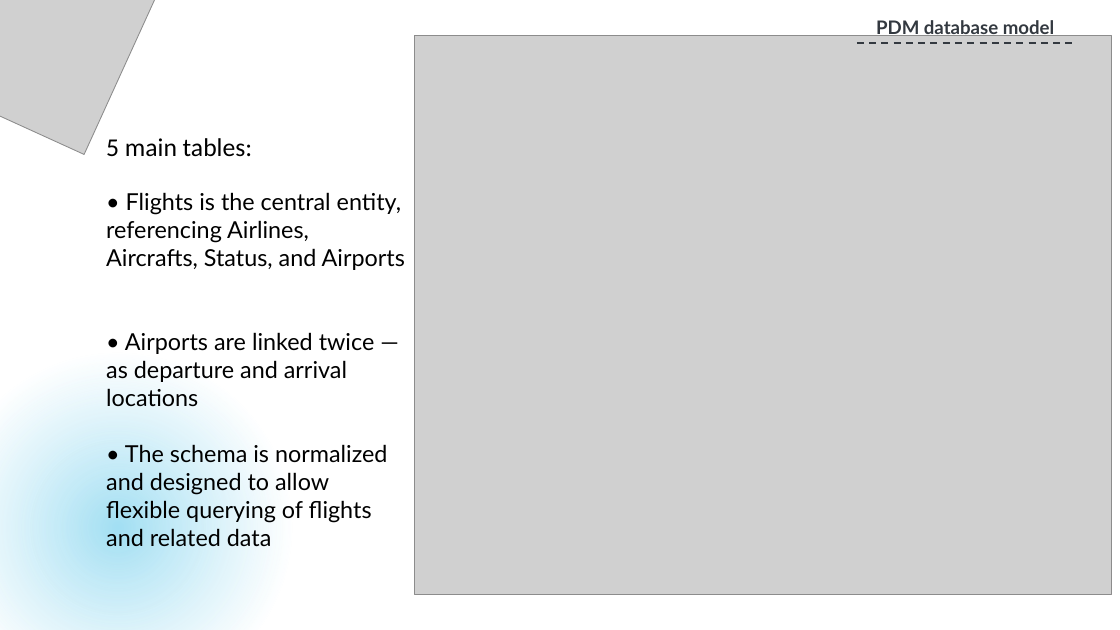
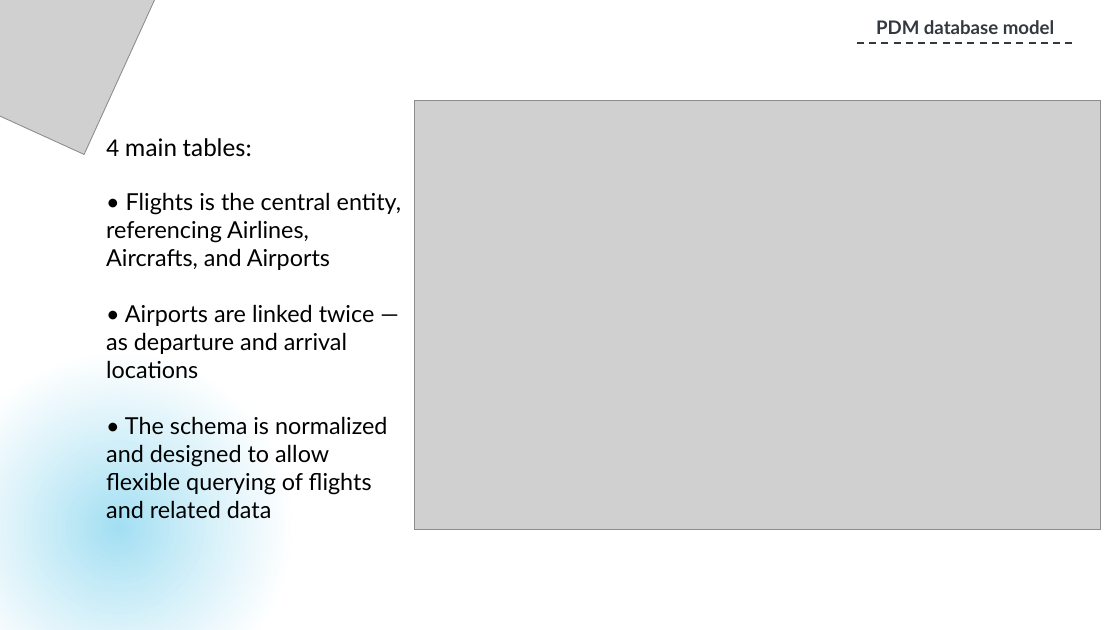
Before and after one commit to pop-arthur/DatabaseFights, a slide deck: slide 4 of FlightTracker.pptx. Drawn at 1120x630 pixels with LibreOffice and Linux fonts; fonts in the diff are those of the drawing; grey boxes stand for pictures. Boxes give left, top, right and bottom in pixels: in the first picture for what was removed or moved away, otherwise in the second. Text is boxed around its words. In the diff, an @@ line names an element or a change of style, - is before the commit and + after.

```diff
--- a/FlightTracker.pptx
+++ b/FlightTracker.pptx
@@ picture: place and size @@
-picture at <box>414,35,1112,594</box>
+picture at <box>414,100,1101,530</box>
@@ text at <box>106,138,401,270</box>: text changed @@
-5 main tables:
-• Flights is the central entity, referencing Airlines, Aircrafts, Status, and Airports
+4 main tables:
+• Flights is the central entity, referencing Airlines, Aircrafts, and Airports
```
Also in this commit, not shown: 1 other slide changed, 17 slides added, 1 slide removed, 1 other file.
